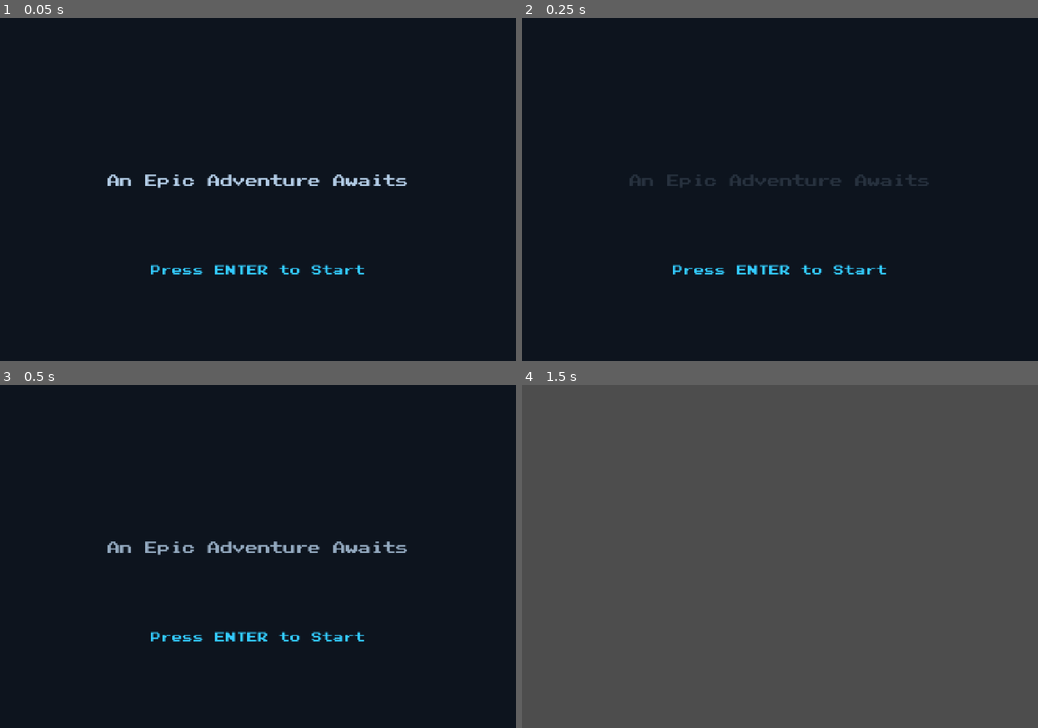
Above: before the commit, frames 1-4 (two rows, left to right).
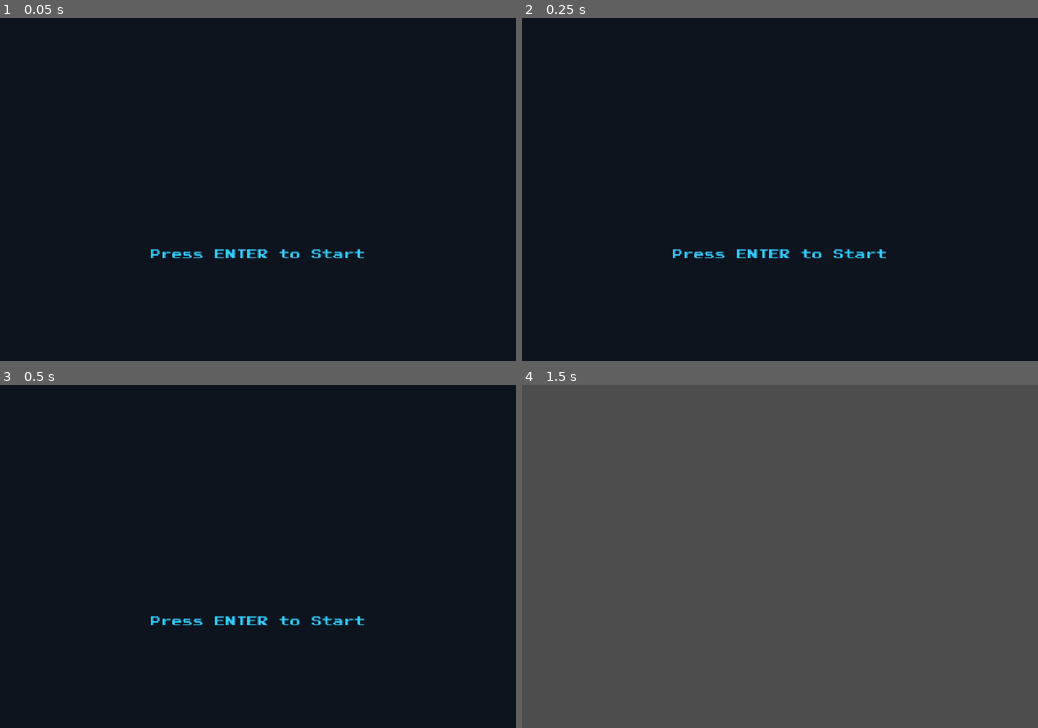
Above: after the commit, the same moments.

Repository: DoraTool/template-godot-game
Game: Godot game, scene res://scenes/title_screen.tscn
The game is run twice, just before and just after one commit, with the same random seed, the same clock (stepped at 60 frames per second) and the same inputs.
Inputs:
- Up to frame 1 (0.05 s): no input
- Up to frame 2 (0.25 s): no input
- Up to frame 3 (0.5 s): no input
- Up to frame 4 (1.5 s): tap Enter (ui_accept) at 0.5, 0.77, 1.25 s

The runs differ from the first frame. In frame 1, 1.9% of the frame differs, in the area x 20-79%, y 45-75%; in frame 2, 1.6%; in frame 3, 1.9%; in frame 4, nothing differs.

Commit message:
remove title screen subtitlle

Diff:
--- a/scenes/title_screen.tscn
+++ b/scenes/title_screen.tscn
@@ -69,13 +69,6 @@
 custom_minimum_size = Vector2(0, 20)
 layout_mode = 2
 
-[node name="SubtitleLabel" type="Label" parent="CenterContainer/VBoxContainer"]
-layout_mode = 2
-theme_override_colors/font_color = Color(0.7, 0.8, 0.9, 1)
-theme_override_font_sizes/font_size = 28
-text = "An Epic Adventure Awaits"
-horizontal_alignment = 1
-
 [node name="Spacer3" type="Control" parent="CenterContainer/VBoxContainer"]
 custom_minimum_size = Vector2(0, 100)
 layout_mode = 2
--- a/scripts/scenes/title_screen.gd
+++ b/scripts/scenes/title_screen.gd
@@ -1,7 +1,6 @@
 extends Control
 ## Title Screen - Main menu for the game
 
-@onready var subtitle_label: Label = $CenterContainer/VBoxContainer/SubtitleLabel
 @onready var prompt_label: Label = $CenterContainer/VBoxContainer/PromptLabel
 @onready var blink_timer: Timer = $BlinkTimer
 
@@ -12,20 +11,6 @@
 func _ready() -> void:
 	# Connect timer signal for blinking effect
 	blink_timer.timeout.connect(_on_blink_timer_timeout)
-
-	# Add initial animation for title
-	_play_title_animation()
-
-
-func _play_title_animation() -> void:
-	"""Play entrance animation for title and subtitle"""
-	# Fade in subtitle with delay
-	await get_tree().create_timer(0.2).timeout
-	subtitle_label.modulate.a = 0.0
-	var subtitle_tween = create_tween()
-	subtitle_tween.set_trans(Tween.TRANS_SINE)
-	subtitle_tween.set_ease(Tween.EASE_OUT)
-	subtitle_tween.tween_property(subtitle_label, "modulate:a", 1.0, 0.5)
 
 
 func _process(_delta: float) -> void:
@@ -68,8 +53,6 @@
 	tween.set_trans(Tween.TRANS_SINE)
 	tween.set_ease(Tween.EASE_IN)
 
-	# Fade out all content
-	tween.tween_property(subtitle_label, "modulate:a", 0.0, 0.4)
 	tween.tween_property(prompt_label, "modulate:a", 0.0, 0.4)
 
 	await tween.finished
